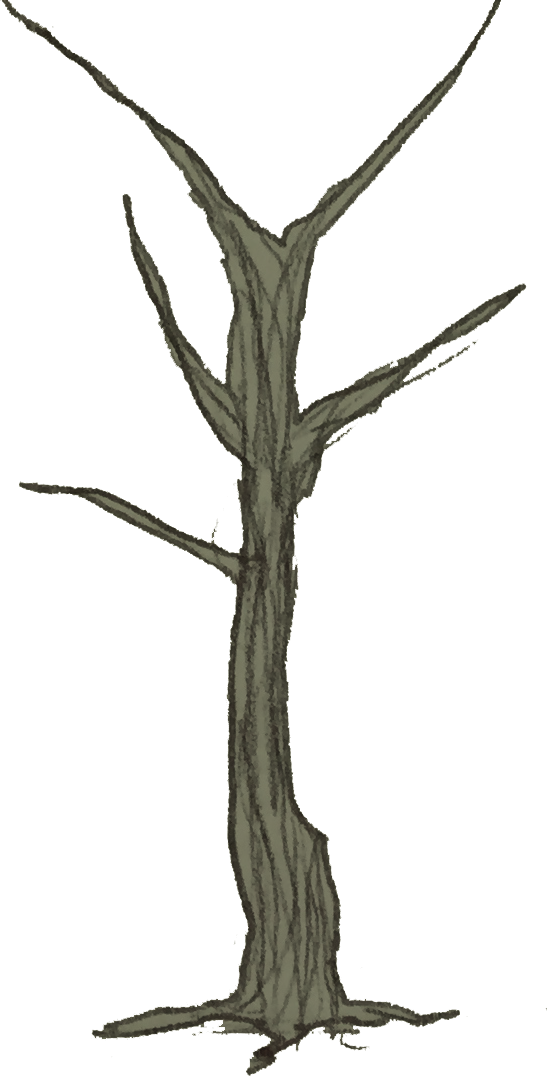
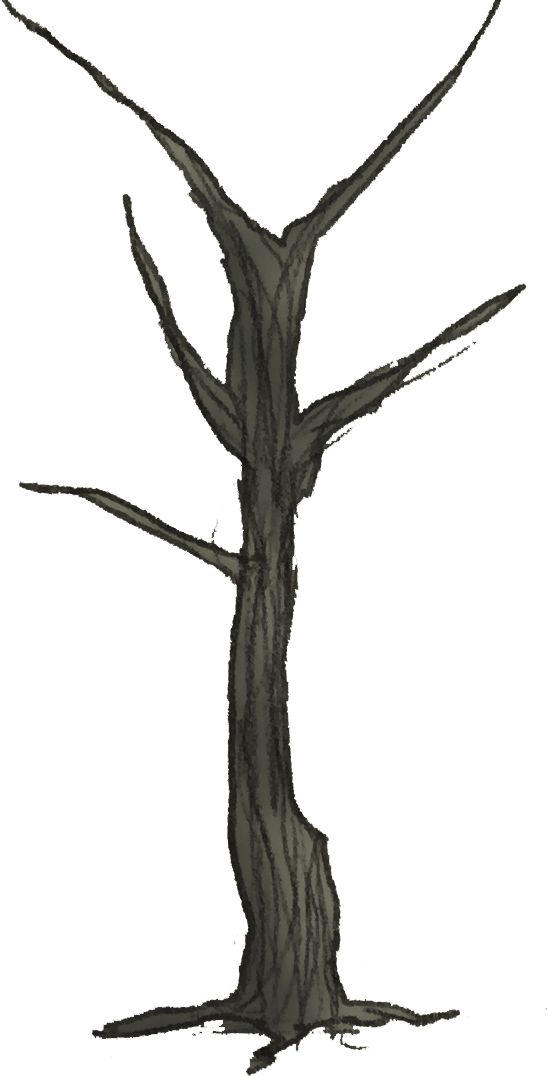
Before/after of a w=547, h=1077 layered artwork. What changed in the layer stack:
painted on "Layer 1" over [2, 0, 547, 1076]
